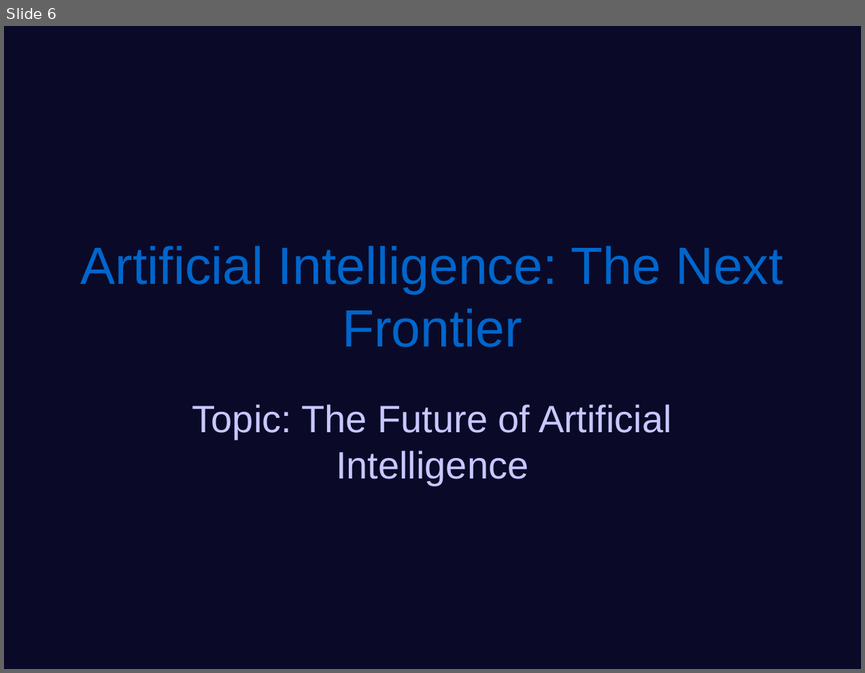
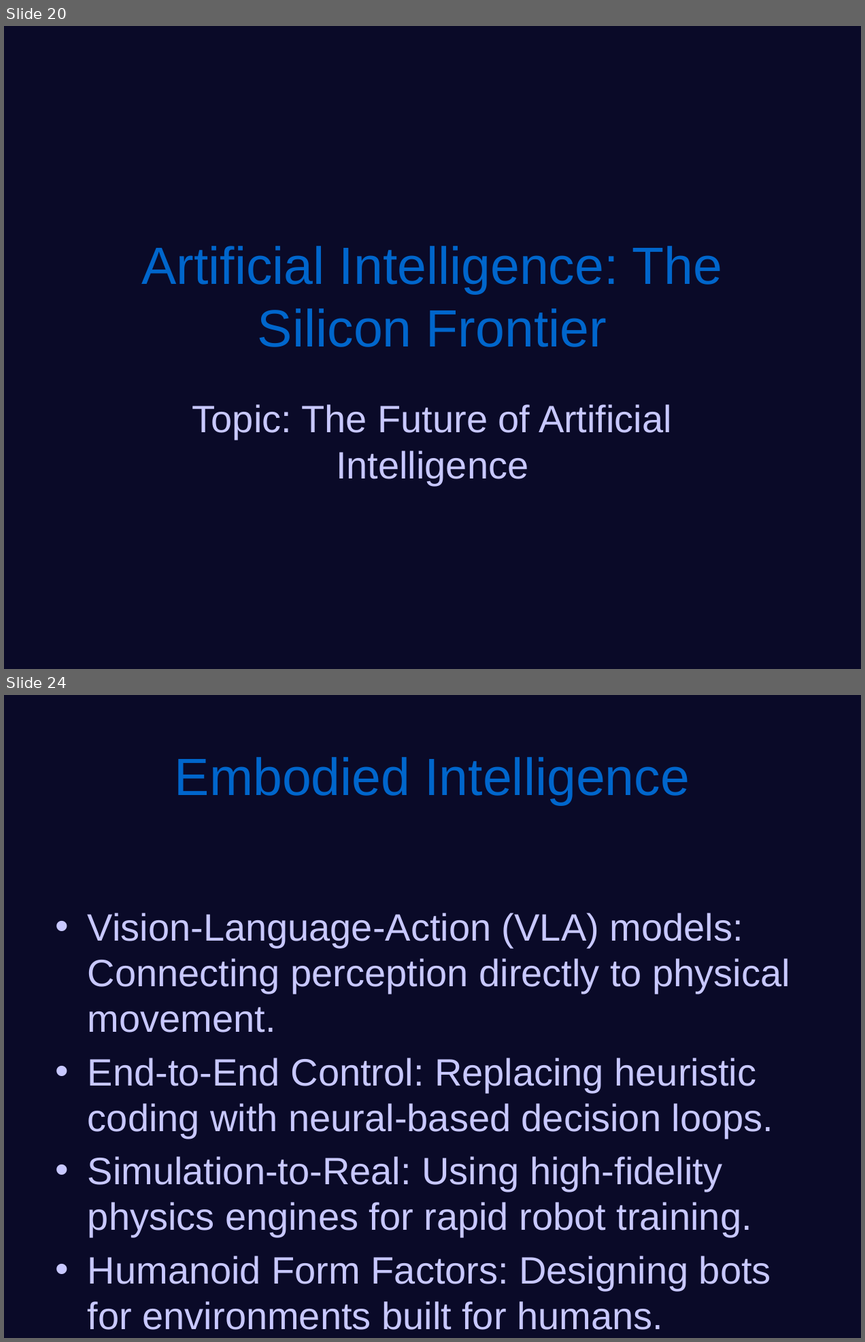
Before and after one commit to yeasy/AutoPPT, a slide deck: samples/en_tech.pptx. Shown one above the other, each under a label of ours: slide 6 before the commit, slides 20 and 24 after it; the slides between them are not shown. The pictures are 865x673 and 865x1342 pixels, drawn with LibreOffice and Linux fonts; fonts in the diff are those of the drawing. Boxes give left, top, right and bottom in pixels: in the first picture for what was removed or moved away, otherwise in the second. Text is boxed around its words. In the diff, an @@ line names an element or a change of style, - is before the commit and + after.

```diff
--- a/samples/en_tech.pptx
+++ b/samples/en_tech.pptx
@@ slide 24 added at [4, 695, 861, 1338], background #0A0A28 @@
@@ title added at [175, 757, 689, 805], 44 pt, text #0066CC @@
+Embodied Intelligence
@@ text added at [88, 913, 790, 1329], 32 pt, text #C8C8FF @@
+• Vision-Language-Action (VLA) models: Connecting perception directly to physical movement.
+• End-to-End Control: Replacing heuristic coding with neural-based decision loops.
+• Simulation-to-Real: Using high-fidelity physics engines for rapid robot training.
+• Humanoid Form Factors: Designing bots for environments built for humans.
@@ what was slide 6 is now slide 20 @@
@@ slide 20 changed as well @@
@@ title at [141, 246, 723, 347]: text changed @@
-Artificial Intelligence: The Next Frontier
+Artificial Intelligence: The Silicon Frontier
```
Also in this commit, not shown: 4 other slides changed, 17 other slides added, 2 slides removed, 5 other files.
